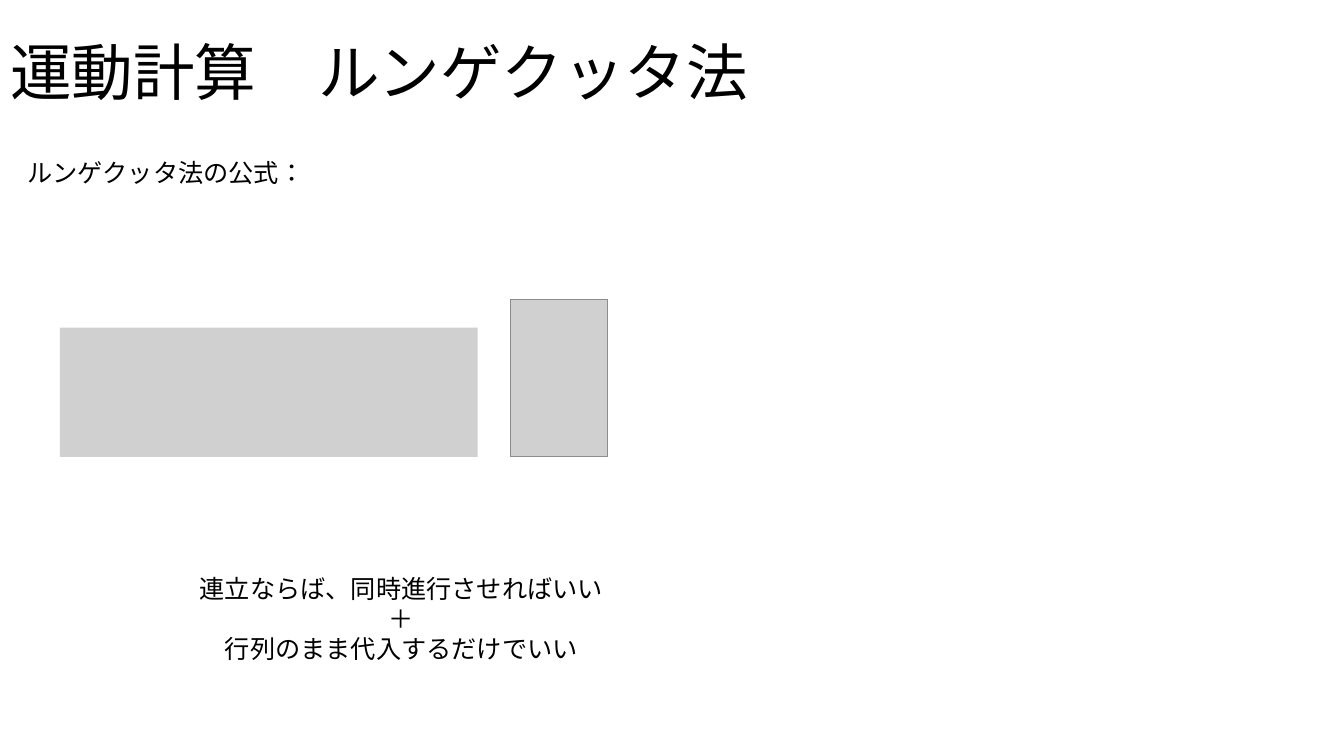
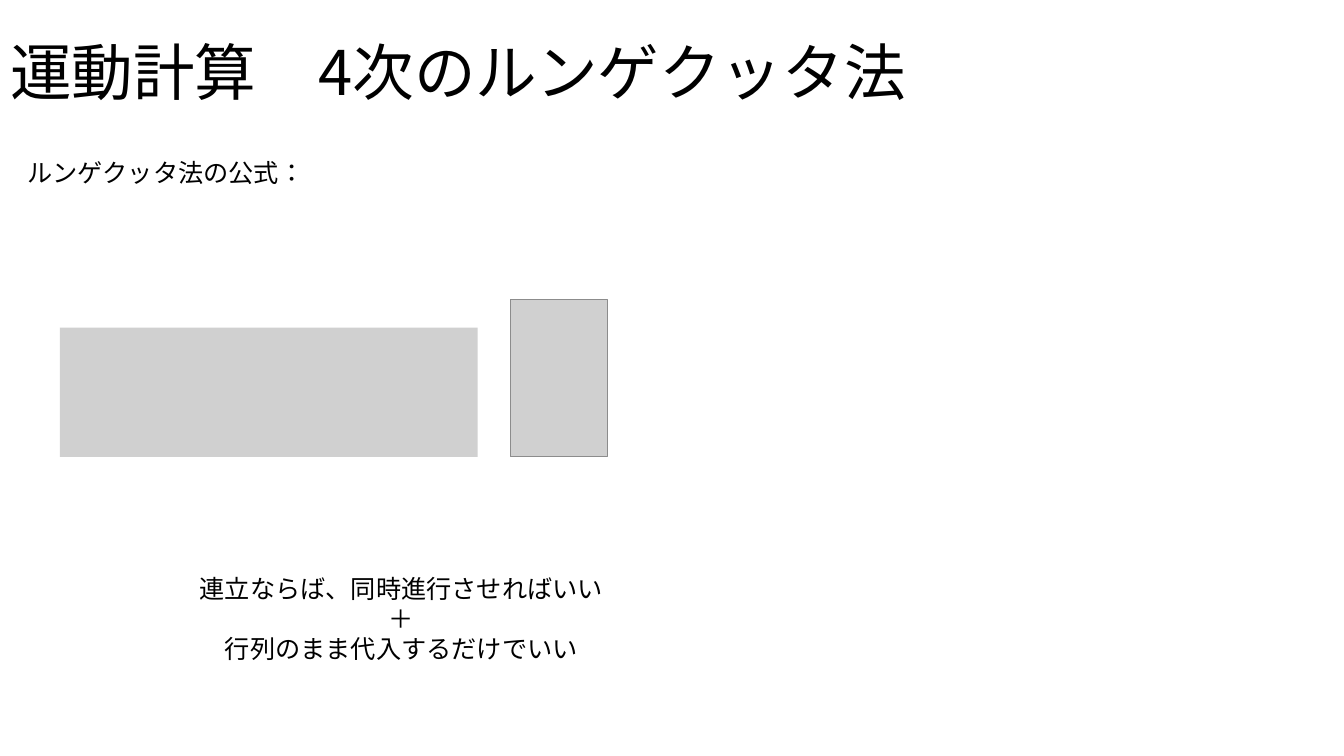
Before and after one commit to Takeuchi-yuya/Ksimulation, a slide deck: slide 7 of docs/中間発表.pptx. Drawn at 1344x756 pixels with LibreOffice and Linux fonts; fonts in the diff are those of the drawing; grey boxes stand for pictures. Boxes give left, top, right and bottom in pixels: in the first picture for what was removed or moved away, otherwise in the second. Text is boxed around its words. In the diff, an @@ line names an element or a change of style, - is before the commit and + after.

```diff
--- a/docs/中間発表.pptx
+++ b/docs/中間発表.pptx
@@ title at box(10, 43, 905, 100): text changed @@
-運動計算 ルンゲクッタ法
+運動計算 4次のルンゲクッタ法
```
Also in this commit, not shown: 2 other slides changed, 1 slide added.
